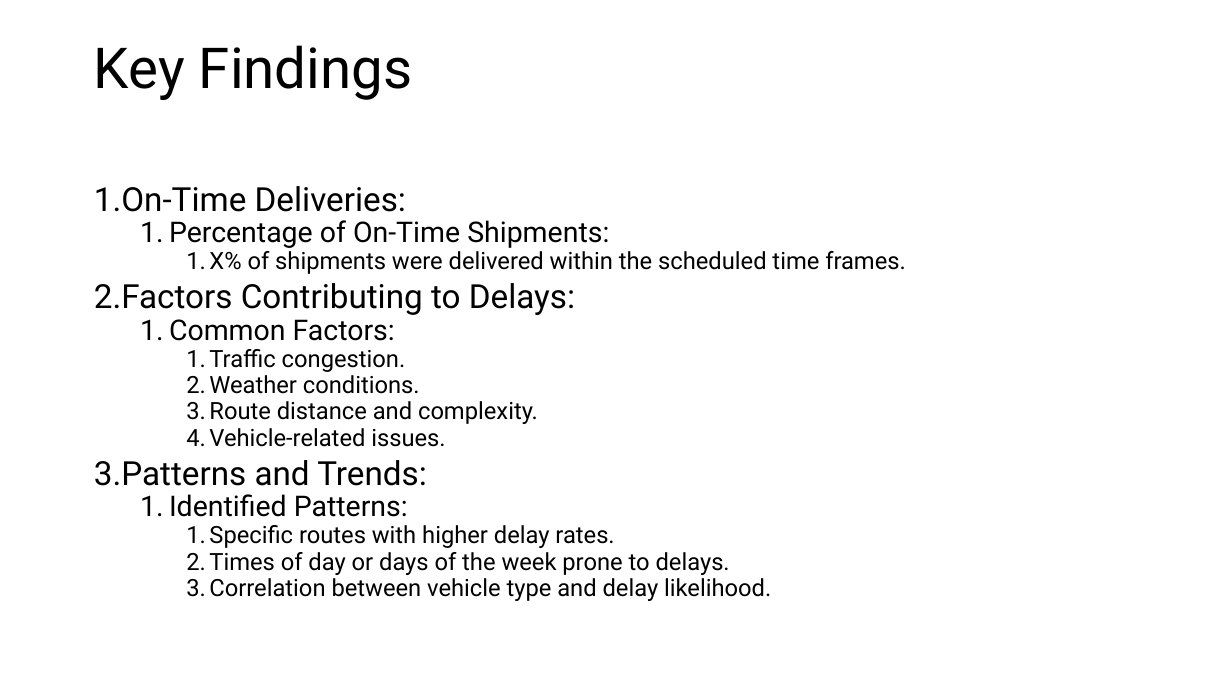
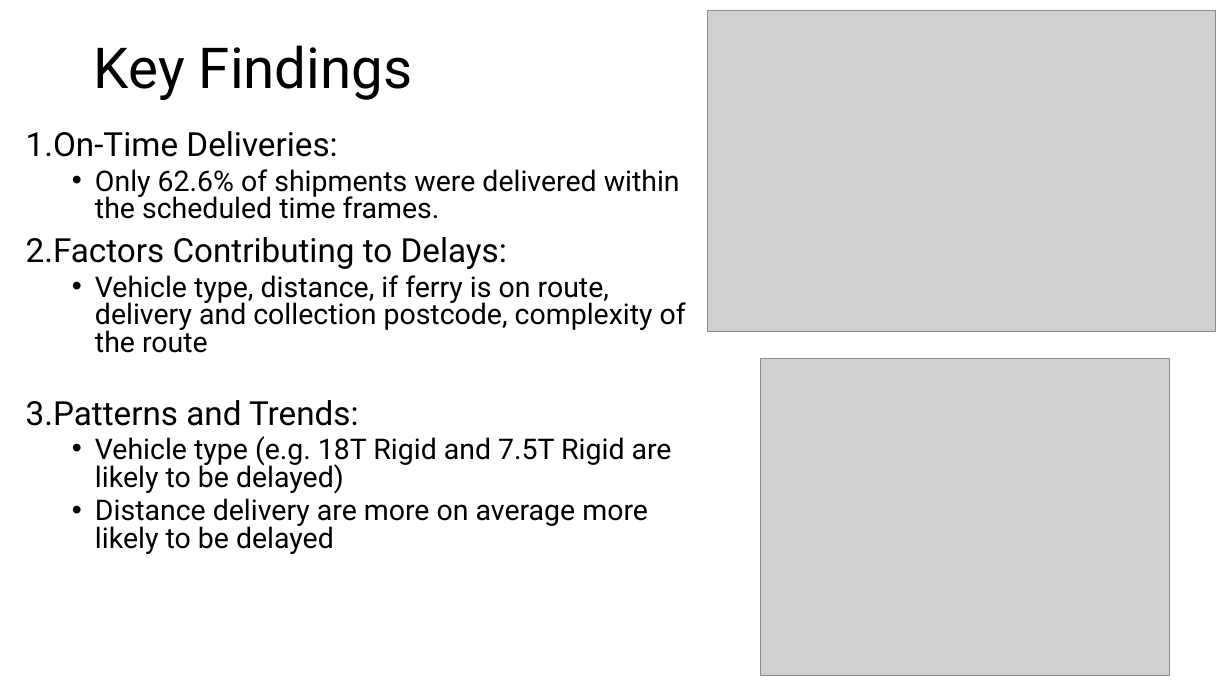
Before and after one commit to dansileshi/Shipment-Delay-Analysis, a slide deck: slide 5 of Shipment Delay Analysis Overview.pptx. Drawn at 1232x693 pixels with LibreOffice and Linux fonts; fonts in the diff are those of the drawing; grey boxes stand for pictures. Boxes give left, top, right and bottom in pixels: in the first picture for what was removed or moved away, otherwise in the second. Text is boxed around its words. In the diff, an @@ line names an element or a change of style, - is before the commit and + after.

Commit message:
uploaded the Eda, and ppt

```diff
--- a/Shipment Delay Analysis Overview.pptx
+++ b/Shipment Delay Analysis Overview.pptx
@@ picture added at (708, 10, 1216, 332) @@
@@ text "On-Time Deliveries:": place and size @@
-text "On-Time Deliveries:" at (94, 186, 906, 601)
+text "On-Time Deliveries:" at (26, 131, 686, 554)
@@ text at (26, 131, 507, 426): line spacing 0.7 to 0.8 @@
@@ text at (95, 169, 680, 219): text changed; size 18.5 to 22.2 pt @@
-  1. Percentage of On-Time Shipments:
-    1. X% of shipments were delivered within the scheduled time frames.
+  • Only 62.6% of shipments were delivered within the scheduled time frames.
@@ text at (95, 275, 686, 353): text changed; size 18.5 to 22.2 pt @@
-  1. Common Factors:
-    1. Traffic congestion.
-    2. Weather conditions.
-    3. Route distance and complexity.
-    4. Vehicle-related issues.
+  • Vehicle type, distance, if ferry is on route, delivery and collection postcode, complexity of the route
@@ picture added at (761, 359, 1170, 677) @@
@@ text at (95, 436, 672, 554): text changed; size 18.5 to 22.2 pt @@
-  1. Identified Patterns:
-    1. Specific routes with higher delay rates.
-    2. Times of day or days of the week prone to delays.
-    3. Correlation between vehicle type and delay likelihood.
+  • Vehicle type (e.g. 18T Rigid and 7.5T Rigid are likely to be delayed)
+  • Distance delivery are more on average more likely to be delayed
```
Also in this commit, not shown: 6 other slides changed, 2 slides added, 8 slides removed, 9 other files.
